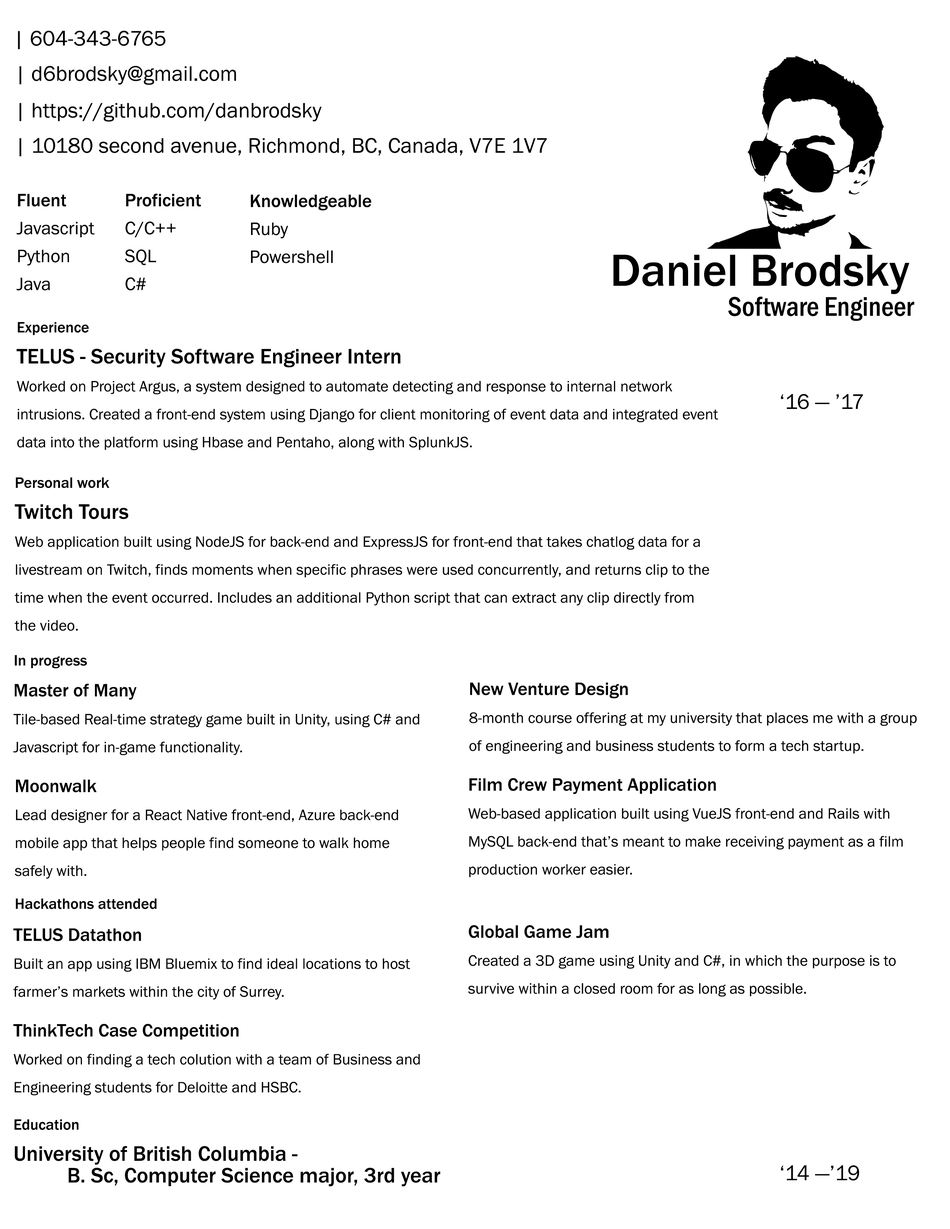
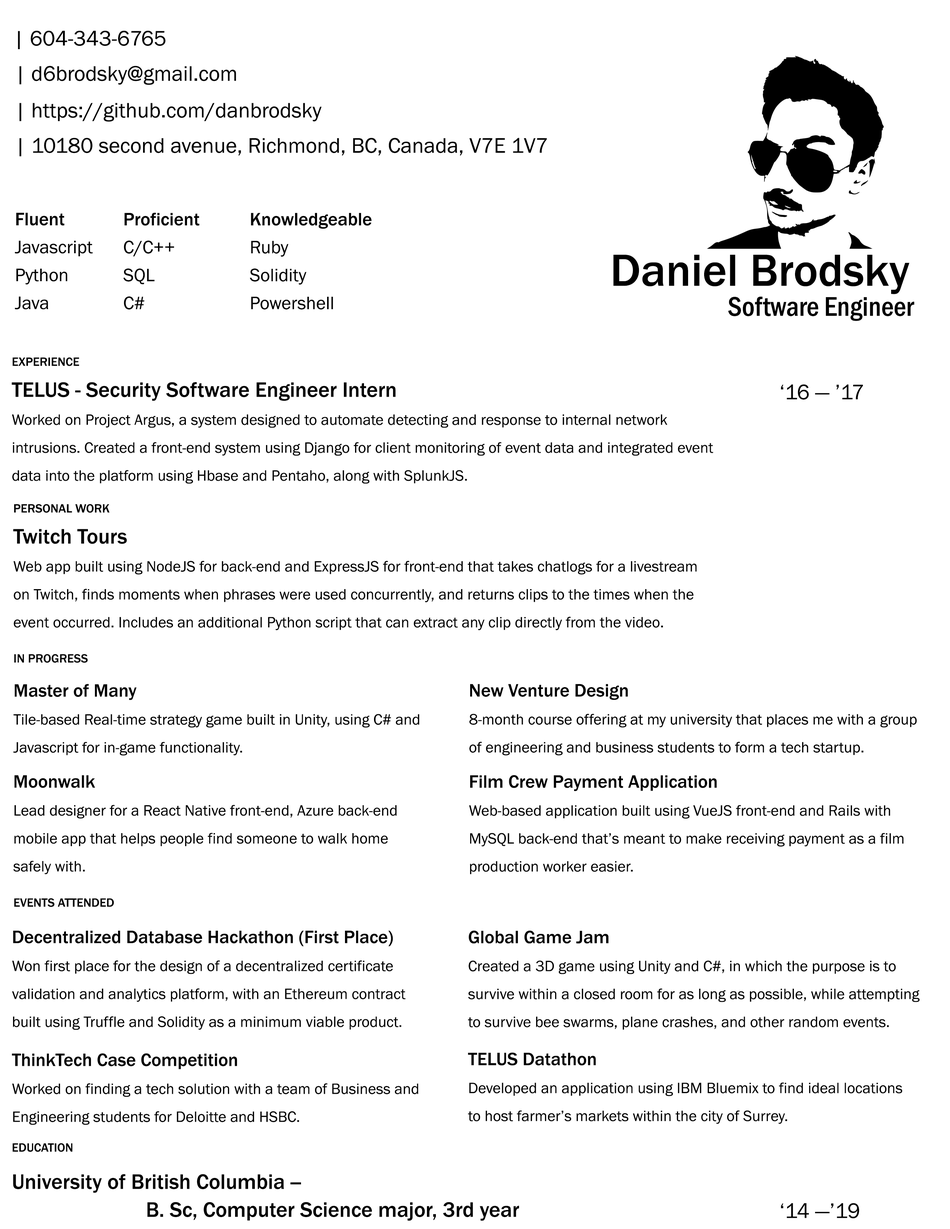
Two versions of the same layered image (950 × 1229). Layer-by-layer changes:
added layer "Decentralized Database Hackathon (First Place) Won first place" above "ThinkTech Case Competition Worked on finding a tech solution wi" over [11,930,406,1031]
renamed "ThinkTech Case Competition Worked on finding a tech colution wi" to "ThinkTech Case Competition Worked on finding a tech solution wi", painted on it over [11,1024,420,1126]
painted on "Global Game Jam Created a 3D game using Unity and C#, in which" over [467,925,920,1031]
painted on "‘14 —’19" over [780,1165,860,1219]
renamed "Knowledgeable Ruby Powershell" to "Knowledgeable Ruby Solidity Powershell", painted on it over [249,194,372,310]
painted on "Proficient C/C++ SQL C#" over [123,193,202,310]
renamed "Experience TELUS - Security Software Engineer Intern Worked on" to "EXPERIENCE TELUS - Security Software Engineer Intern Worked on", painted on it over [11,321,719,484]
painted on "Film Crew Payment Application Web-based application built using" over [468,775,904,878]
painted on "Moonwalk Lead designer for a React Native front-end, Azure back" over [13,775,399,880]
renamed "Personal work Twitch Tours Web application built using NodeJ" to "PERSONAL WORK Twitch Tours Web app built using NodeJS for bac", painted on it over [13,477,710,632]
painted on "Fluent Javascript Python Java" over [14,193,95,310]
painted on "New Venture Design 8-month course offering at my university tha" over [469,682,917,756]
renamed "TELUS Datathon Built an app using IBM Bluemix to find ideal loc" to "TELUS Datathon Developed an application using IBM Bluemix to fi", painted on it over [13,928,903,1125]
painted on "Master of Many Tile-based Real-time strategy game built in Uni" over [13,683,420,756]
renamed "Education University of British Columbia - B. Sc, Compute" to "EDUCATION University of British Columbia -- B. Sc, Co", painted on it over [12,1119,520,1222]
…and 3 more changes (3 painted, 2 renamed)
